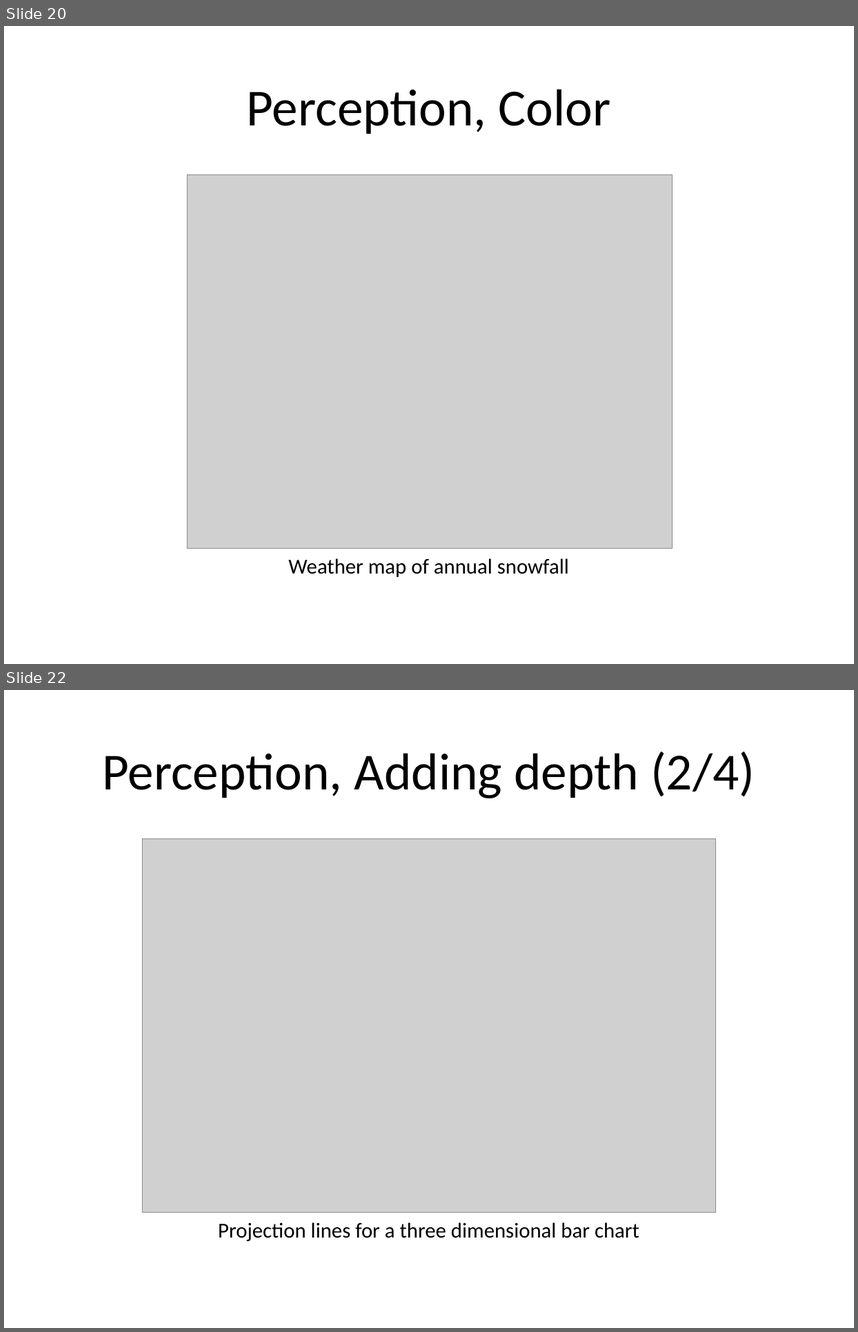
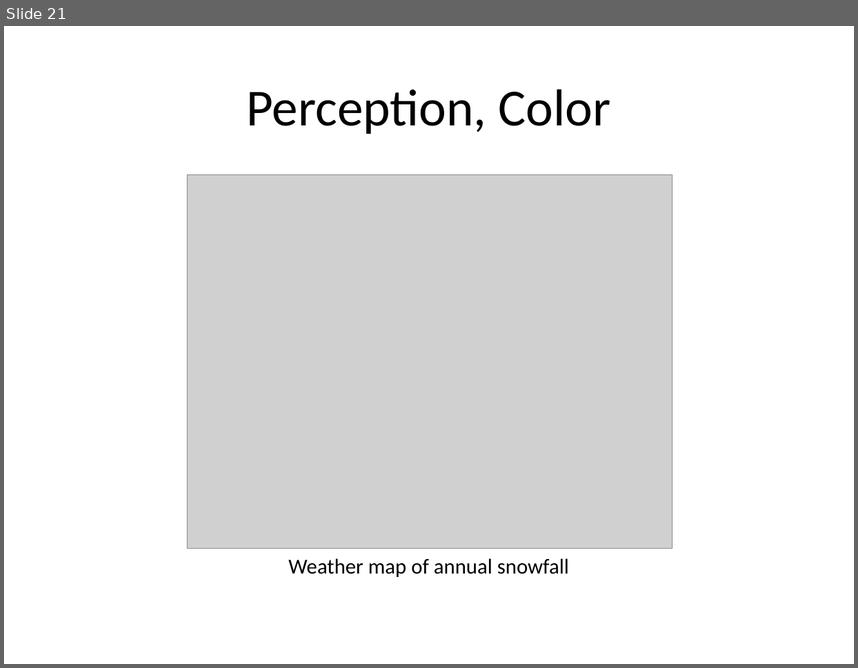
Before and after one commit to pmean/data-visualization, a slide deck: data-viz-02/component/tutorial-perception.pptx. Shown one above the other, each under a label of ours: slides 20 and 22 before the commit, slide 21 after it; the slides between them are not shown. The pictures are 858x1332 and 858x668 pixels, drawn with LibreOffice and Linux fonts; fonts in the diff are those of the drawing; grey boxes stand for pictures. Boxes give left, top, right and bottom in pixels: in the first picture for what was removed or moved away, otherwise in the second. Text is boxed around its words. In the diff, an @@ line names an element or a change of style, - is before the commit and + after.

Commit message:
Added summpary to perception tutorial in data-viz-02

```diff
--- a/data-viz-02/component/tutorial-perception.pptx
+++ b/data-viz-02/component/tutorial-perception.pptx
@@ slide 22 removed at (x1=4, y1=690, x2=854, y2=1328), background #FFFFFF @@
@@ title removed at (x1=102, y1=751, x2=755, y2=798) @@
-Perception, Adding depth (2/4)
@@ picture removed at (x1=142, y1=839, x2=715, y2=1212) @@
@@ text removed at (x1=218, y1=1222, x2=639, y2=1241) @@
-Projection lines for a three dimensional bar chart
@@ what was slide 20 is now slide 21 @@
```
Also in this commit, not shown: 5 slides changed, 1 slide added, 3 other slides removed, 2 other files.
